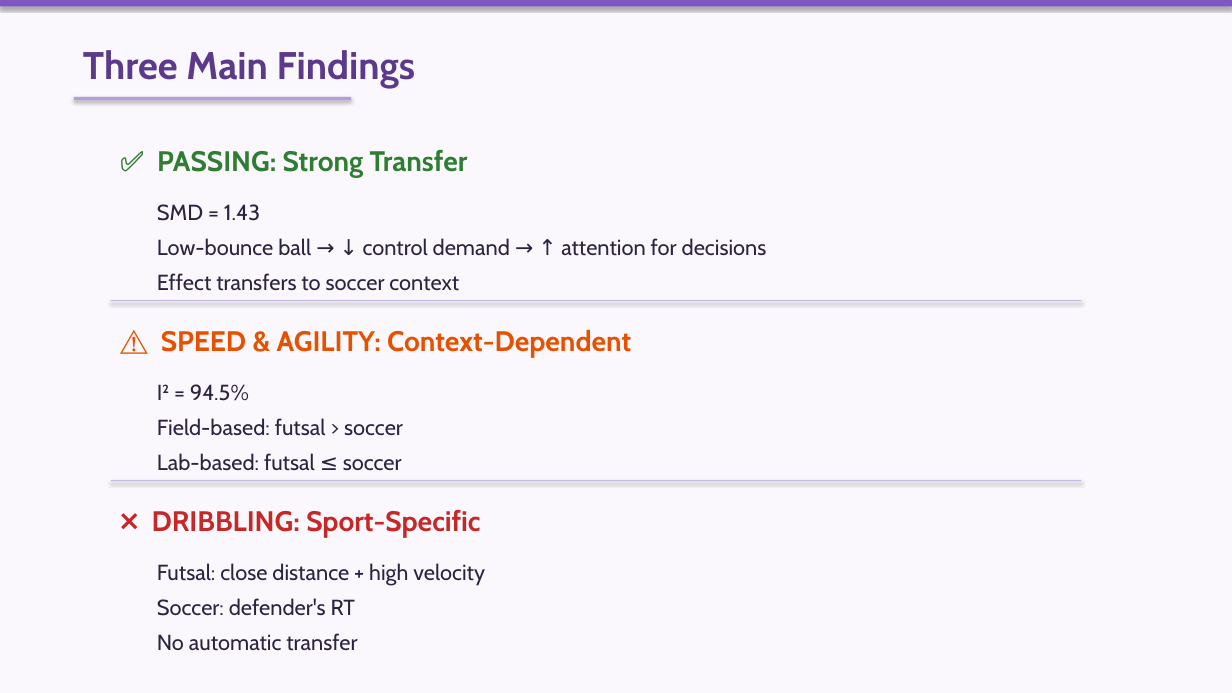
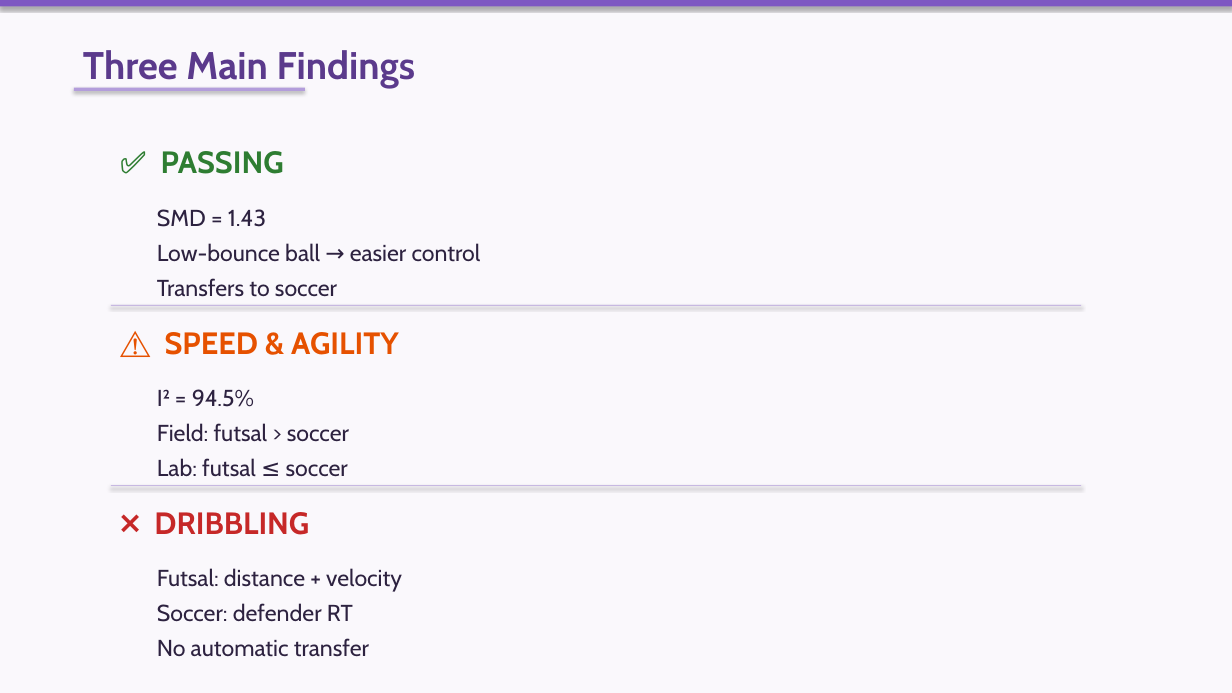
Before and after one commit to 975801846-star/workspace-outputs, a slide deck: slide 4 of lr-slides/Presenting_Article_Pena-Ardila.pptx. Drawn at 1232x693 pixels with LibreOffice and Linux fonts; fonts in the diff are those of the drawing. Boxes give left, top, right and bottom in pixels: in the first picture for what was removed or moved away, otherwise in the second. Text is boxed around its words. In the diff, an @@ line names an element or a change of style, - is before the commit and + after.

```diff
--- a/lr-slides/Presenting_Article_Pena-Ardila.pptx
+++ b/lr-slides/Presenting_Article_Pena-Ardila.pptx
@@ text "Three Main Findings" at [83,50,415,89]: less space between paragraphs @@
@@ rectangle: place and size @@
-rectangle at [74,97,351,100]
+rectangle at [74,88,305,91]
@@ text at [161,151,284,174]: text changed; size 22 to 24 pt @@
-✅ PASSING: Strong Transfer
+✅ PASSING
@@ text at [157,243,481,262]: text changed; size 17 to 18 pt @@
-Low-bounce ball → ↓ control demand → ↑ attention for decisions
+Low-bounce ball → easier control
@@ text at [157,278,337,297]: text changed; size 17 to 18 pt @@
-Effect transfers to soccer context
+Transfers to soccer
@@ rectangle: place and size @@
-rectangle at [111,300,1081,301]
+rectangle at [111,305,1081,306]
@@ text at [165,332,399,355]: text changed; size 22 to 24 pt @@
-⚠️ SPEED & AGILITY: Context-Dependent
+⚠️ SPEED & AGILITY
@@ text at [157,423,349,442]: text changed; size 17 to 18 pt @@
-Field-based: futsal > soccer
+Field: futsal > soccer
@@ text at [157,458,348,477]: text changed; size 17 to 18 pt @@
-Lab-based: futsal ≤ soccer
+Lab: futsal ≤ soccer
@@ rectangle: place and size @@
-rectangle at [111,481,1081,482]
+rectangle at [111,485,1081,486]
@@ text at [154,512,309,535]: text changed; size 22 to 24 pt @@
-❌ DRIBBLING: Sport-Specific
+❌ DRIBBLING
@@ text at [157,568,402,592]: text changed; size 17 to 18 pt @@
-Futsal: close distance + high velocity
+Futsal: distance + velocity
@@ size 17 to 18 pt; less space between paragraphs in 3 elements at [157,209,266,227], [157,389,254,407], [157,638,369,657] @@
@@ text at [157,603,353,622]: text changed; size 17 to 18 pt @@
-Soccer: defender's RT
+Soccer: defender RT
```
Also in this commit, not shown: 6 other slides changed.
